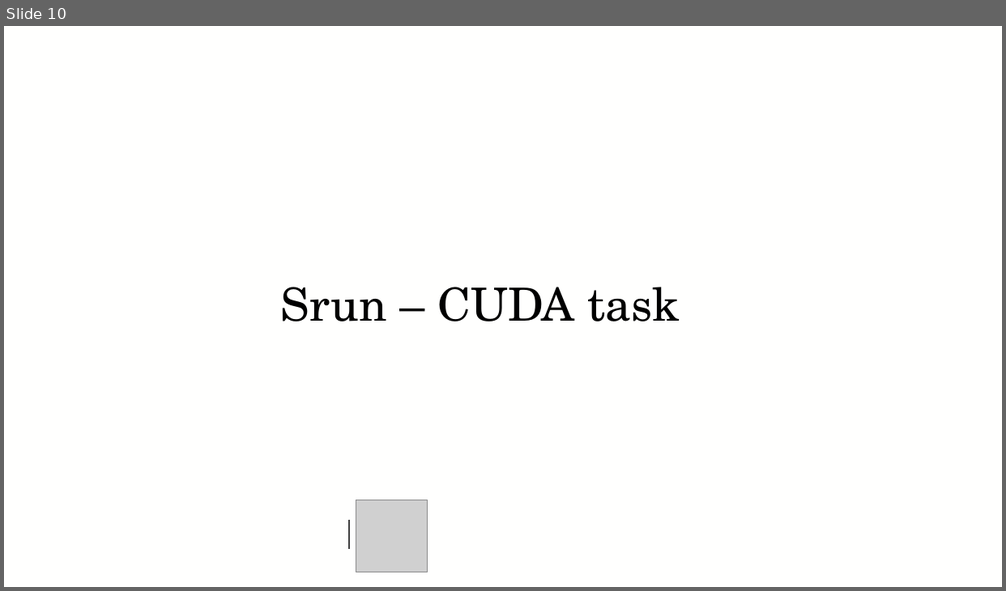
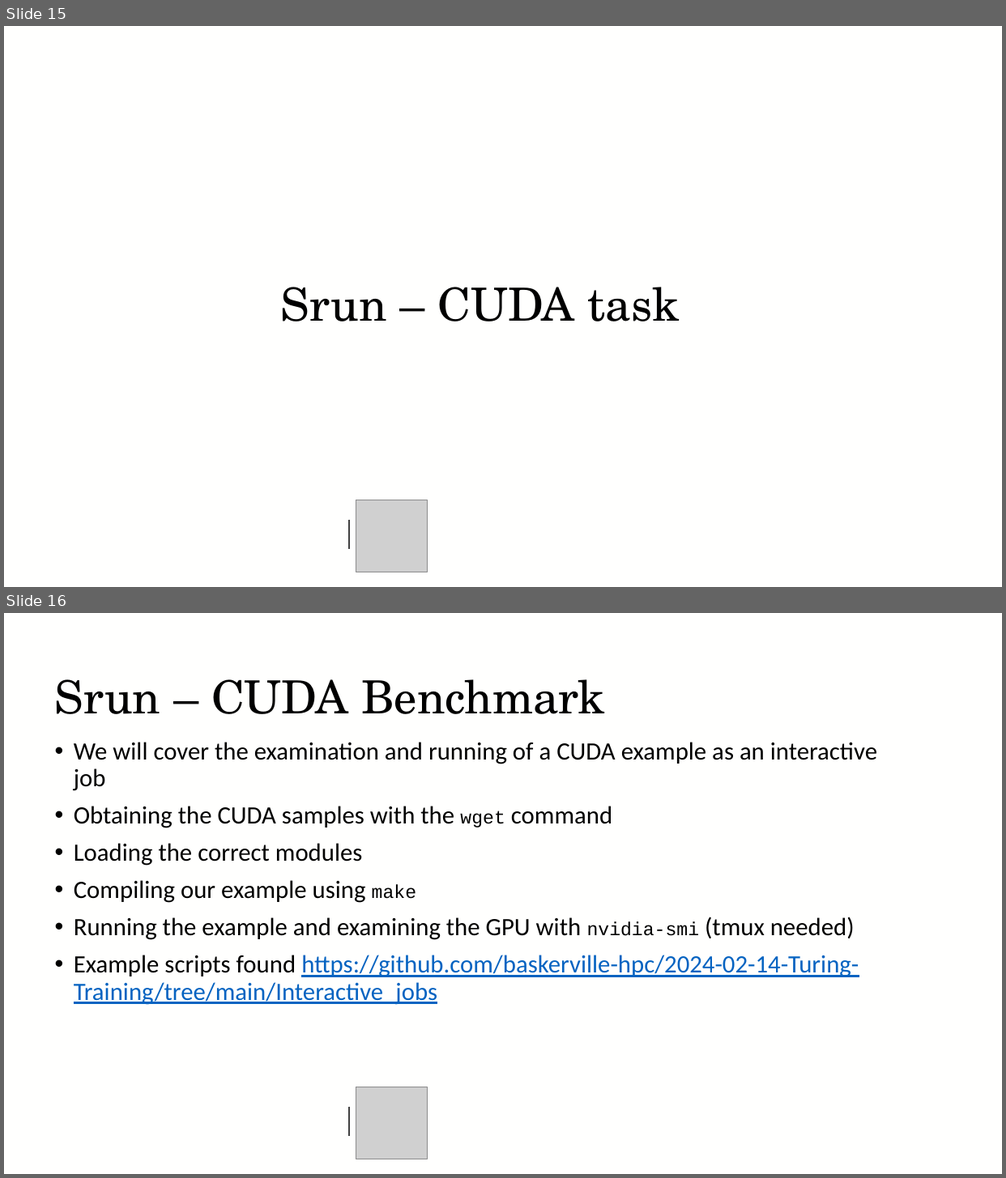
Before and after one commit to baskerville-hpc/2025-01-16-RFI-DLS-training, a slide deck: Interactive_jobs/Baskerville-Interactive-jobs.pptx. Shown one above the other, each under a label of ours: slide 10 before the commit, slides 15 and 16 after it. The pictures are 1006x591 and 1006x1178 pixels, drawn with LibreOffice and Linux fonts; fonts in the diff are those of the drawing; grey boxes stand for pictures; background and template pictures are left out. Boxes give left, top, right and bottom in pixels: in the first picture for what was removed or moved away, otherwise in the second. Text is boxed around its words. In the diff, an @@ line names an element or a change of style, - is before the commit and + after.

```diff
--- a/Interactive_jobs/Baskerville-Interactive-jobs.pptx
+++ b/Interactive_jobs/Baskerville-Interactive-jobs.pptx
@@ slide 16 added at (x1=4, y1=613, x2=1002, y2=1174), background #FFFFFE @@
@@ title added at (x1=55, y1=679, x2=605, y2=714), 44 pt, text #000000 @@
+Srun – CUDA Benchmark
@@ text added at (x1=74, y1=742, x2=877, y2=1005), 24 pt, text #000000 @@
+• We will cover the examination and running of a CUDA example as an interactive job
+• Obtaining the CUDA samples with the wget command
+• Loading the correct modules
+• Compiling our example using make
+• Running the example and examining the GPU with nvidia-smi (tmux needed)
+• Example scripts found https://github.com/baskerville-hpc/2024-02-14-Turing-Training/tree/main/Interactive_jobs
@@ picture added at (x1=356, y1=1088, x2=428, y2=1160) @@
@@ line added from (349, 1107) to (349, 1136), #404040 1 pt @@
@@ what was slide 10 is now slide 15 @@
```
Also in this commit, not shown: 5 slides changed, 18 other slides added.
